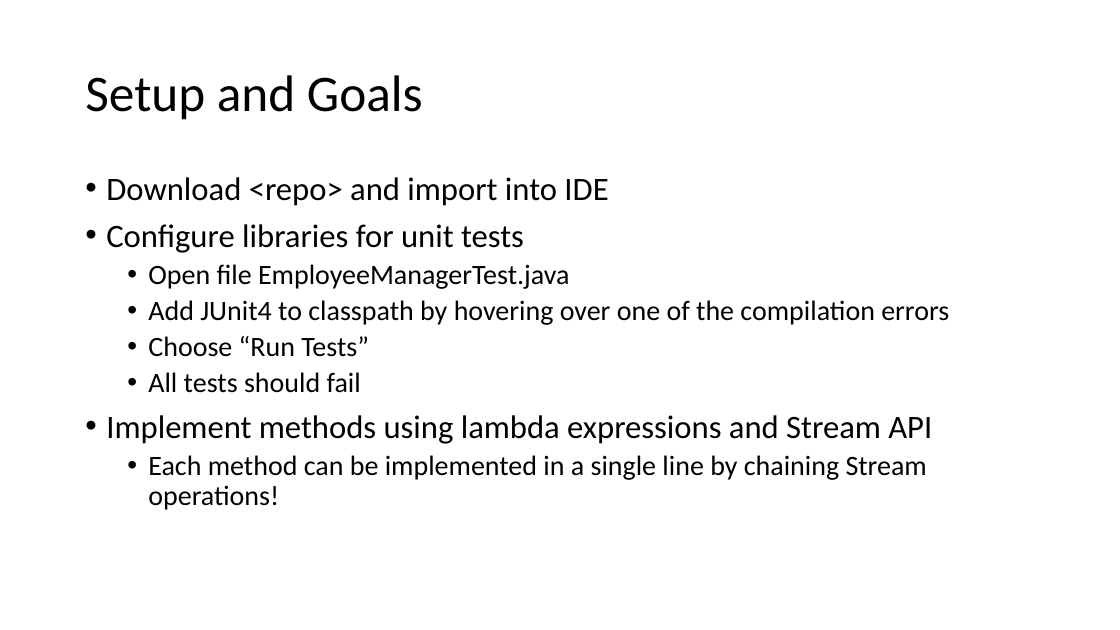
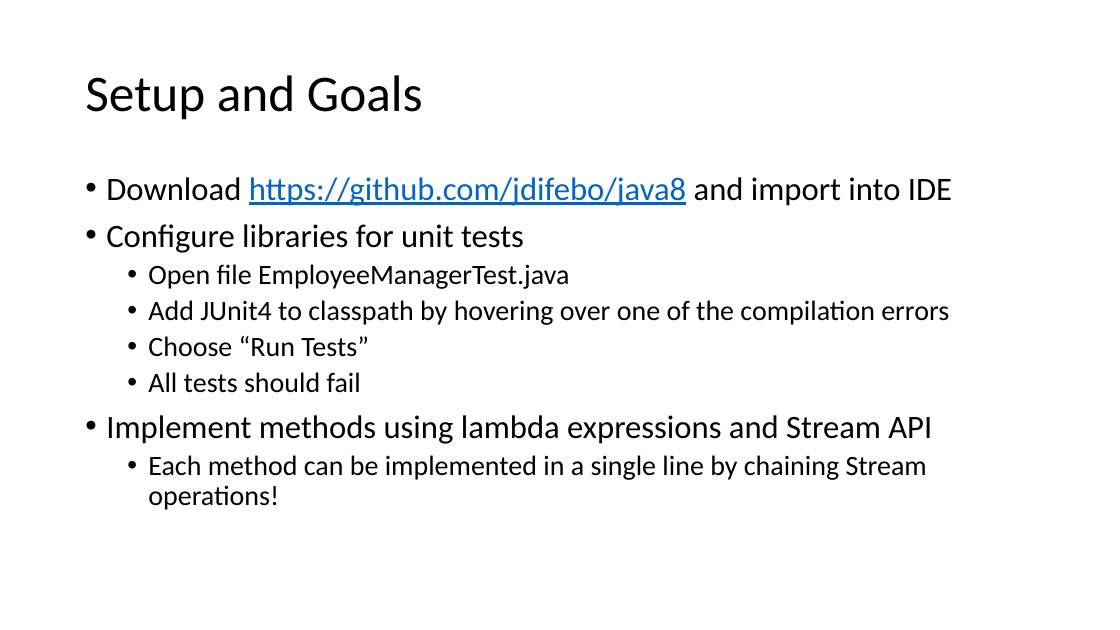
Before and after one commit to jdifebo/java8, a slide deck: slide 3 of presentation.pptx. Drawn at 1120x630 pixels with LibreOffice and Linux fonts; fonts in the diff are those of the drawing. Boxes give left, top, right and bottom in pixels: in the first picture for what was removed or moved away, otherwise in the second. Text is boxed around its words. In the diff, an @@ line names an element or a change of style, - is before the commit and + after.

Commit message:
added link to repo in presentation

```diff
--- a/presentation.pptx
+++ b/presentation.pptx
@@ text at [106, 177, 952, 206]: text changed; text colour #000000 to #0563C1 @@
-• Download <repo> and import into IDE
+• Download https://github.com/jdifebo/java8 and import into IDE
```
Also in this commit, not shown: 1 other file.
